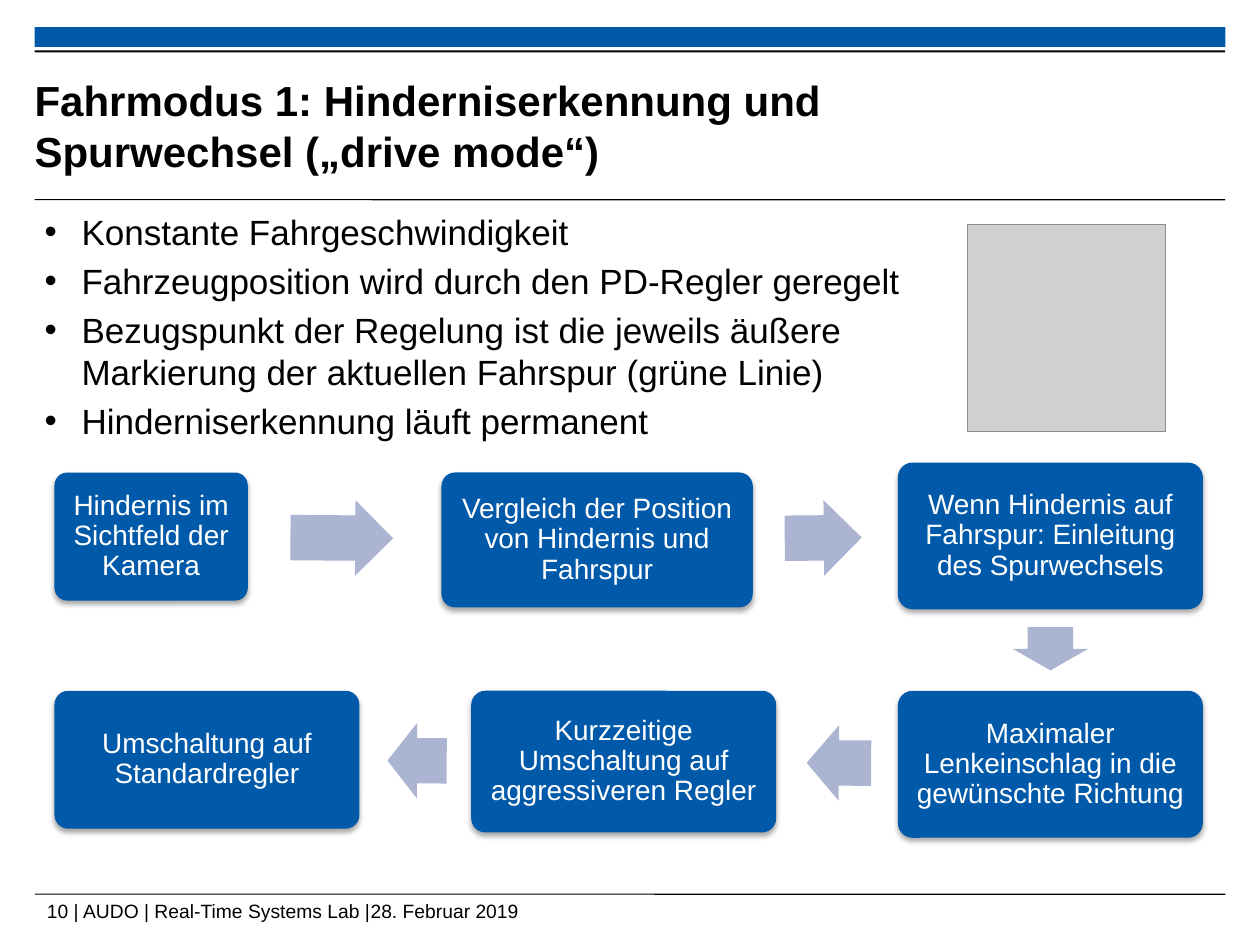
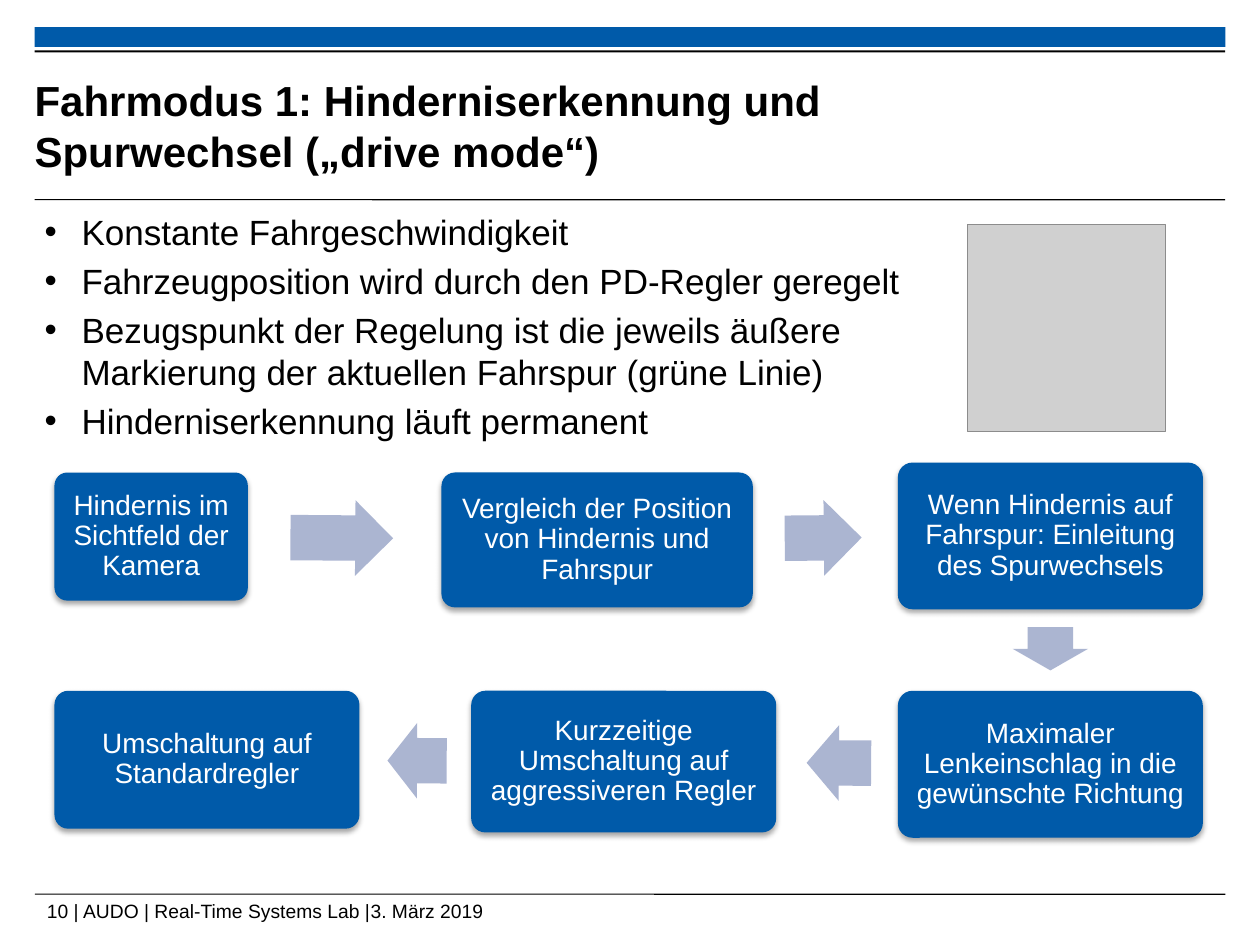
Before and after one commit to ramona3300/AUDO, a slide deck: slide 10 of Dokumente/Präsentationen/Abschlusspräsentation.pptx. Drawn at 1260x945 pixels with LibreOffice and Linux fonts; fonts in the diff are those of the drawing; grey boxes stand for pictures; background and template pictures are left out. Boxes give left, top, right and bottom in pixels: in the first picture for what was removed or moved away, otherwise in the second. Text is boxed around its words. In the diff, an @@ line names an element or a change of style, - is before the commit and + after.

```diff
--- a/Dokumente/Präsentationen/Abschlusspräsentation.pptx
+++ b/Dokumente/Präsentationen/Abschlusspräsentation.pptx
@@ text at bbox=[47, 904, 483, 922]: text changed @@
-10 | AUDO | Real-Time Systems Lab |28. Februar 2019
+10 | AUDO | Real-Time Systems Lab |3. März 2019
```
Also in this commit, not shown: 12 other slides changed.
